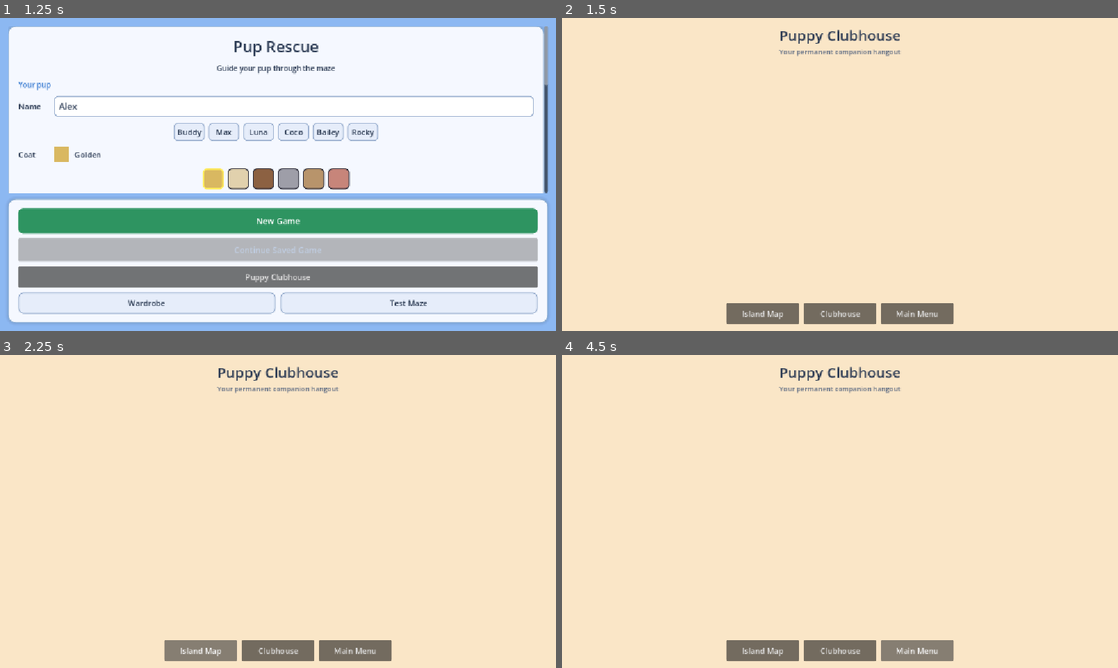
Above: before the commit, frames 1-4 (two rows, left to right).
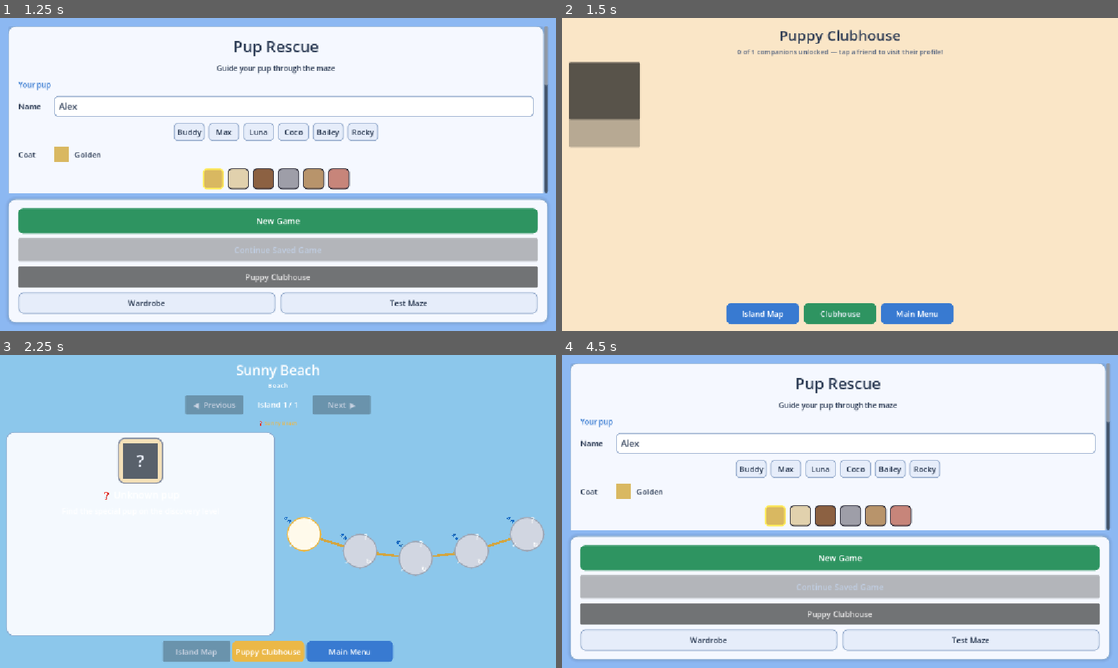
Above: after the commit, the same moments.

Repository: BirdofRain/pup-rescue
Game: Godot game, scene res://scenes/Menu.tscn
The game is run twice, just before and just after one commit, with the same random seed, the same clock (stepped at 60 frames per second) and the same inputs.
Inputs (mouse positions are in pixels of both pictures, inside the frame that each line leads up to):
- Up to frame 1 (1.25 s): click (294, 105) at 0.52 s; type "Alex" at 0.6 s
- Up to frame 2 (1.5 s): click "Puppy Clubhouse" at 1.25 s
- Up to frame 3 (2.25 s): click "Island Map" at 2 s
- Up to frame 4 (4.5 s): click (828, 652) at 2.75 s, where only the run after the commit has a clickable "Puppy Clubhouse"; click (840, 649) at 3.5 s, where only the run before the commit has a clickable "Clubhouse"; click "Main Menu" at 4.25 s

Frame 1 is identical in both runs. In frame 2, 6.4% of the frame differs, in the area x 1-71%, y 10-98%; in frame 3, 100%; in frame 4, 100%, in the area x 0-100%, y 0-100%.
Error before the commit: Parse Error: Function "_apply_layout_for_viewport()" not found in base self. (res://scripts/puppy_clubhouse.gd:202)
Error after the commit: Invalid assignment of property or key 'text' with value of type 'String' on a base object of type 'Nil'. (res://scripts/companion_slot_card.gd:47)

Commit message:
Stabilize clubhouse and island map after metadata cleanup
Co-authored-by: Cursor <cursoragent@cursor.com>

Diff:
--- a/scripts/companion_unlock_panel.gd
+++ b/scripts/companion_unlock_panel.gd
@@ -43,19 +43,19 @@
 		var entry: Dictionary = AccessoryCatalogScript.get_entry(accessory_id)
 		if entry.is_empty():
 			continue
-		var wrap := VBoxContainer.new()
-		wrap.add_theme_constant_override("separation", 2)
+		var wrapped_label := VBoxContainer.new()
+		wrapped_label.add_theme_constant_override("separation", 2)
 		var icon := UiItemIconScript.new()
 		icon.custom_minimum_size = Vector2(52, 52)
 		icon.setup_accessory(entry)
-		wrap.add_child(icon)
+		wrapped_label.add_child(icon)
 		var lbl := Label.new()
 		lbl.text = AccessoryCatalogScript.display_name_for(accessory_id)
 		lbl.horizontal_alignment = HORIZONTAL_ALIGNMENT_CENTER
 		lbl.add_theme_font_size_override("font_size", 9)
 		lbl.add_theme_color_override("font_color", MUTED)
-		wrap.add_child(lbl)
-		_accessory_row.add_child(wrap)
+		wrapped_label.add_child(lbl)
+		_accessory_row.add_child(wrapped_label)
 
 
 func hide_panel() -> void:
--- a/scripts/island_level_panel.gd
+++ b/scripts/island_level_panel.gd
@@ -110,6 +110,8 @@
 
 
 func hide_panel() -> void:
+	if not visible:
+		return
 	visible = false
 	closed.emit()
 
--- a/scripts/island_map.gd
+++ b/scripts/island_map.gd
@@ -413,7 +413,11 @@
 	main_split.remove_child(pup)
 	main_split.remove_child(route)
 	main_split.queue_free()
-	var replacement: BoxContainer = HBoxContainer.new() if landscape else VBoxContainer.new()
+	var replacement: BoxContainer
+	if landscape:
+		replacement = HBoxContainer.new()
+	else:
+		replacement = VBoxContainer.new()
 	replacement.name = "MainSplit"
 	replacement.size_flags_horizontal = Control.SIZE_EXPAND_FILL
 	replacement.size_flags_vertical = Control.SIZE_EXPAND_FILL
@@ -511,7 +515,7 @@
 	return "Escort complete"
 
 
-func _refresh_pup_card(island: IslandDefinition, progress: Dictionary, unlocked: bool) -> void:
+func _refresh_pup_card(_island: IslandDefinition, progress: Dictionary, unlocked: bool) -> void:
 	var companion: CompanionDefinition = ProgressionRegistryScript.get_special_companion(_current_island_id)
 	var pup_name: String = companion.default_name if companion else "Special pup"
 	var found: bool = _save.is_special_pup_found(_current_island_id)
@@ -604,7 +608,7 @@
 	return IslandRouteNodeScript.State.LOCKED
 
 
-func _level_display_name(island: IslandDefinition, local_level: int) -> String:
+func _level_display_name(_island: IslandDefinition, local_level: int) -> String:
 	var level_id: String = IslandCatalogScript.get_level_id(_current_island_id, local_level)
 	var level: LevelDefinition = ProgressionRegistryScript.get_level(level_id)
 	if level != null and level.display_name != "":
--- a/scripts/island_route_board.gd
+++ b/scripts/island_route_board.gd
@@ -85,8 +85,8 @@
 	for i in range(_nodes.size()):
 		var node: IslandRouteNode = _nodes[i]
 		var center: Vector2 = _positions[i]
-		var size: Vector2 = node.custom_minimum_size
-		node.position = center - size * 0.5
+		var board_size: Vector2 = node.custom_minimum_size
+		node.position = center - board_size * 0.5
 	queue_redraw()
 
 
--- a/scripts/puppy_clubhouse.gd
+++ b/scripts/puppy_clubhouse.gd
@@ -199,7 +199,6 @@
 
 func _notification(what: int) -> void:
 	if what == NOTIFICATION_WM_SIZE_CHANGED:
-		_apply_layout_for_viewport()
 		_apply_slot_columns()
 
 
--- a/scripts/wardrobe.gd
+++ b/scripts/wardrobe.gd
@@ -70,8 +70,8 @@
 
 
 func _wardrobe_tile(entry: Variant, slot: String, equipped: bool) -> Control:
-	var wrap := VBoxContainer.new()
-	wrap.add_theme_constant_override("separation", 2)
+	var wrapped_label := VBoxContainer.new()
+	wrapped_label.add_theme_constant_override("separation", 2)
 	var btn := Button.new()
 	btn.custom_minimum_size = Vector2(72, 72)
 	var item_name: String = "None" if entry == null else str((entry as Dictionary).get("name", ""))
@@ -114,7 +114,7 @@
 		check.offset_right = -4
 		check.mouse_filter = Control.MOUSE_FILTER_IGNORE
 		btn.add_child(check)
-	wrap.add_child(btn)
+	wrapped_label.add_child(btn)
 	var lbl := Label.new()
 	lbl.text = item_name
 	lbl.horizontal_alignment = HORIZONTAL_ALIGNMENT_CENTER
@@ -122,8 +122,8 @@
 	lbl.autowrap_mode = TextServer.AUTOWRAP_WORD_SMART
 	lbl.add_theme_font_size_override("font_size", 10)
 	lbl.add_theme_color_override("font_color", MENU_TEXT)
-	wrap.add_child(lbl)
-	return wrap
+	wrapped_label.add_child(lbl)
+	return wrapped_label
 
 
 func _style_primary_button(btn: Button) -> void:
